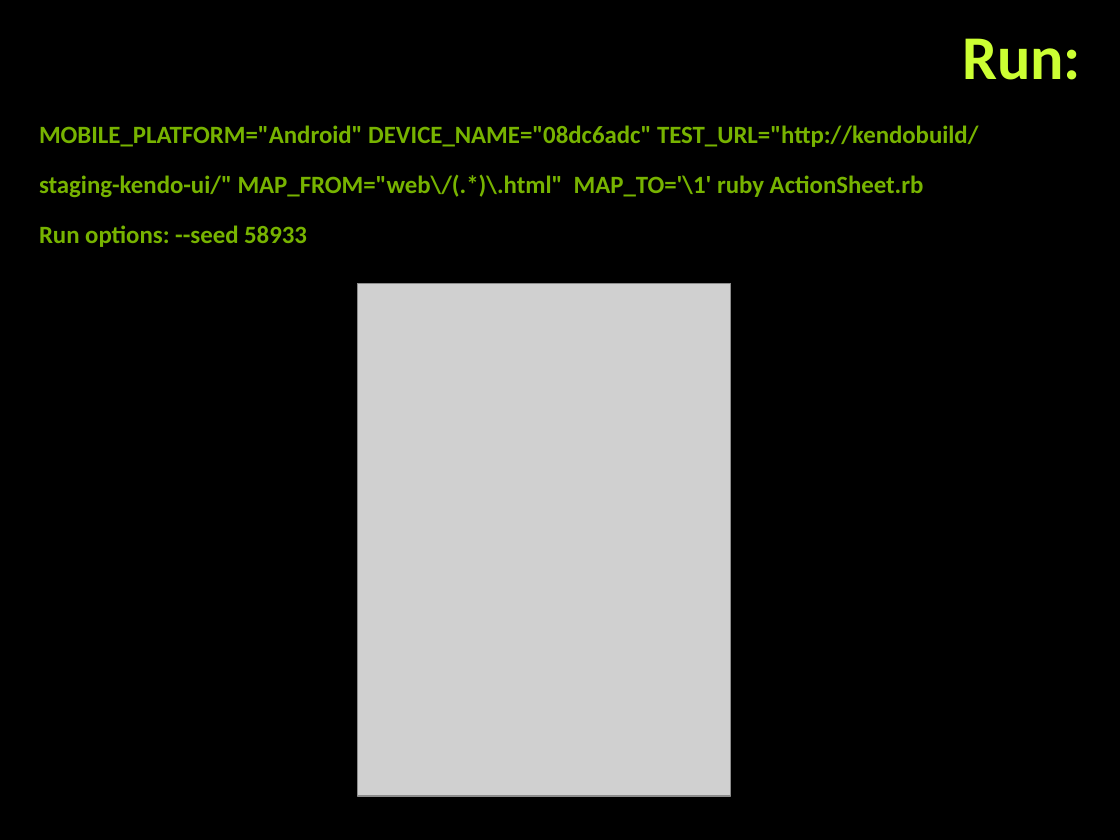
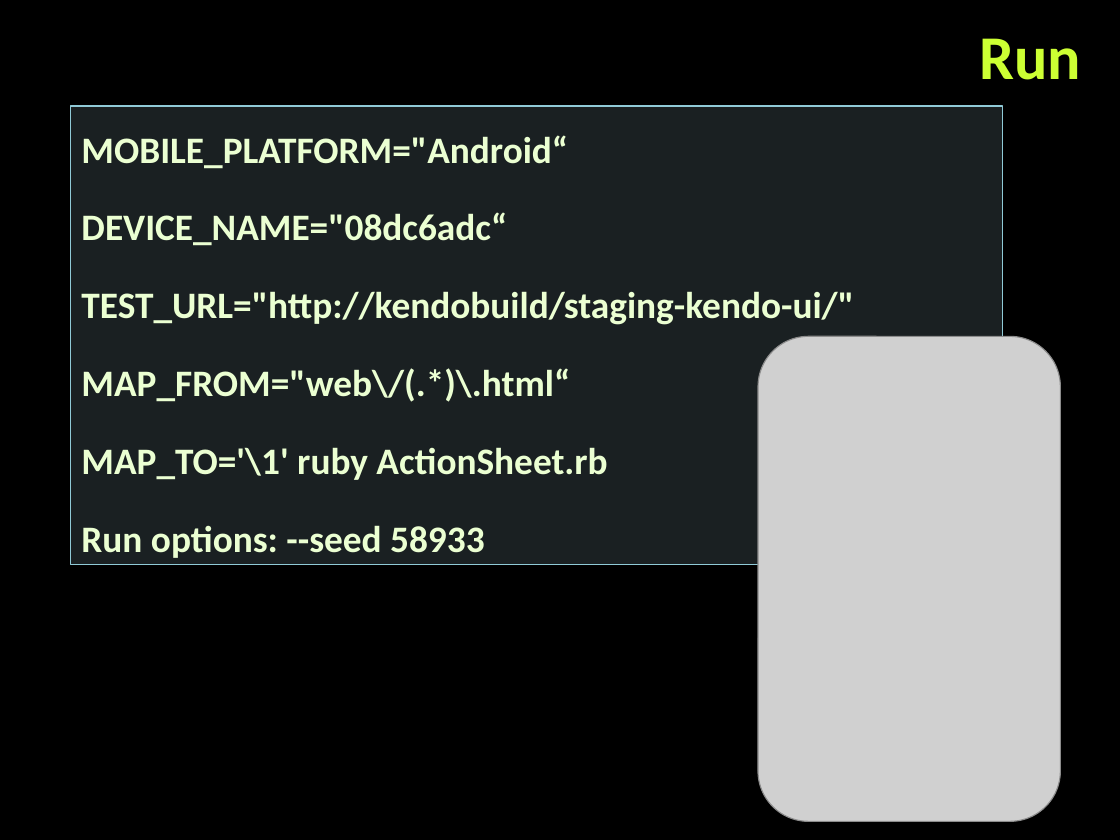
Before and after one commit to naskog/telerik-academy, a slide deck: slide 7 of 2016/appium_web_presentation/appium_workshop.pptx (slide 6 before the commit). Drawn at 1120x840 pixels with LibreOffice and Linux fonts; fonts in the diff are those of the drawing; grey boxes stand for pictures; background and template pictures are left out. Boxes give left, top, right and bottom in pixels: in the first picture for what was removed or moved away, otherwise in the second. Text is boxed around its words. In the diff, an @@ line names an element or a change of style, - is before the commit and + after.

```diff
--- a/2016/appium_web_presentation/appium_workshop.pptx
+++ b/2016/appium_web_presentation/appium_workshop.pptx
@@ title at box(979, 38, 1081, 80): text changed @@
-Run:
+Run
@@ rectangle "MOBILE_PLATFORM="Android“": place and size @@
-rectangle "MOBILE_PLATFORM="Android“" at box(39, 125, 978, 247)
+rectangle "MOBILE_PLATFORM="Android“" at box(71, 105, 1002, 564)
@@ rectangle "MOBILE_PLATFORM="Android“" at box(71, 105, 1002, 564): fill none to #B5DBE5 at 15% opacity; outline none to #90CAD7 1 pt @@
@@ text in rectangle at box(81, 135, 854, 480): text changed; size 16 to 24 pt; text colour #77B200 to #EBFFD2 @@
-MOBILE_PLATFORM="Android" DEVICE_NAME="08dc6adc" TEST_URL="http://kendobuild/
-staging-kendo-ui/" MAP_FROM="web\/(.*)\.html" MAP_TO='\1' ruby ActionSheet.rb
+MOBILE_PLATFORM="Android“
+DEVICE_NAME="08dc6adc“
+TEST_URL="http://kendobuild/staging-kendo-ui/"
+MAP_FROM="web\/(.*)\.html“
+MAP_TO='\1' ruby ActionSheet.rb
@@ picture removed at box(357, 283, 730, 796) @@
@@ picture added at box(758, 336, 1061, 821) @@
@@ text in rectangle at box(81, 525, 484, 558): size 16 to 24 pt, text colour #77B200 to #EBFFD2 in "Run options: --seed 58933"; line spacing 1.05 to 38pt @@
```
Also in this commit, not shown: 4 other slides changed, 4 slides added, 1 slide removed.
